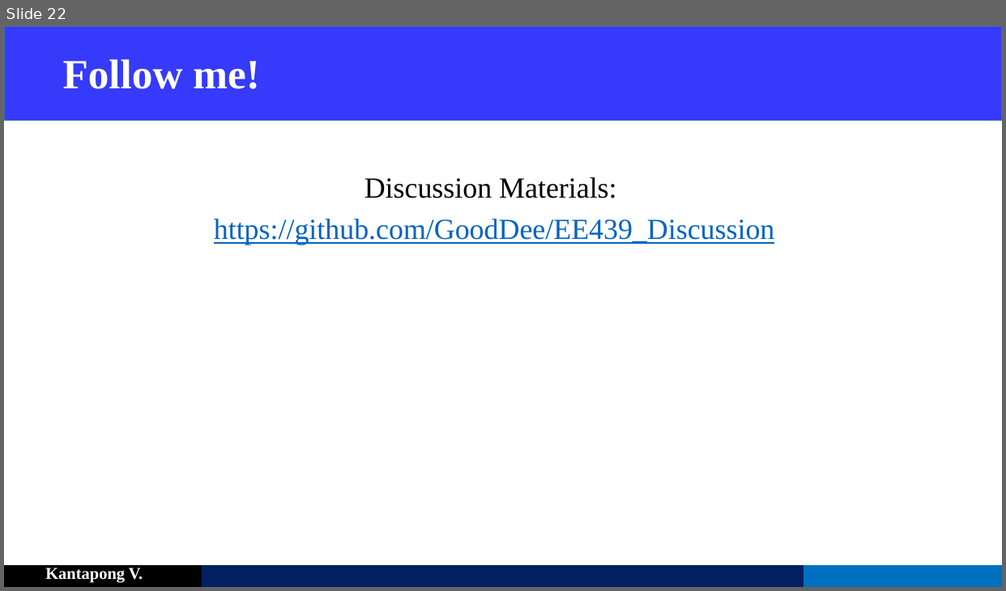
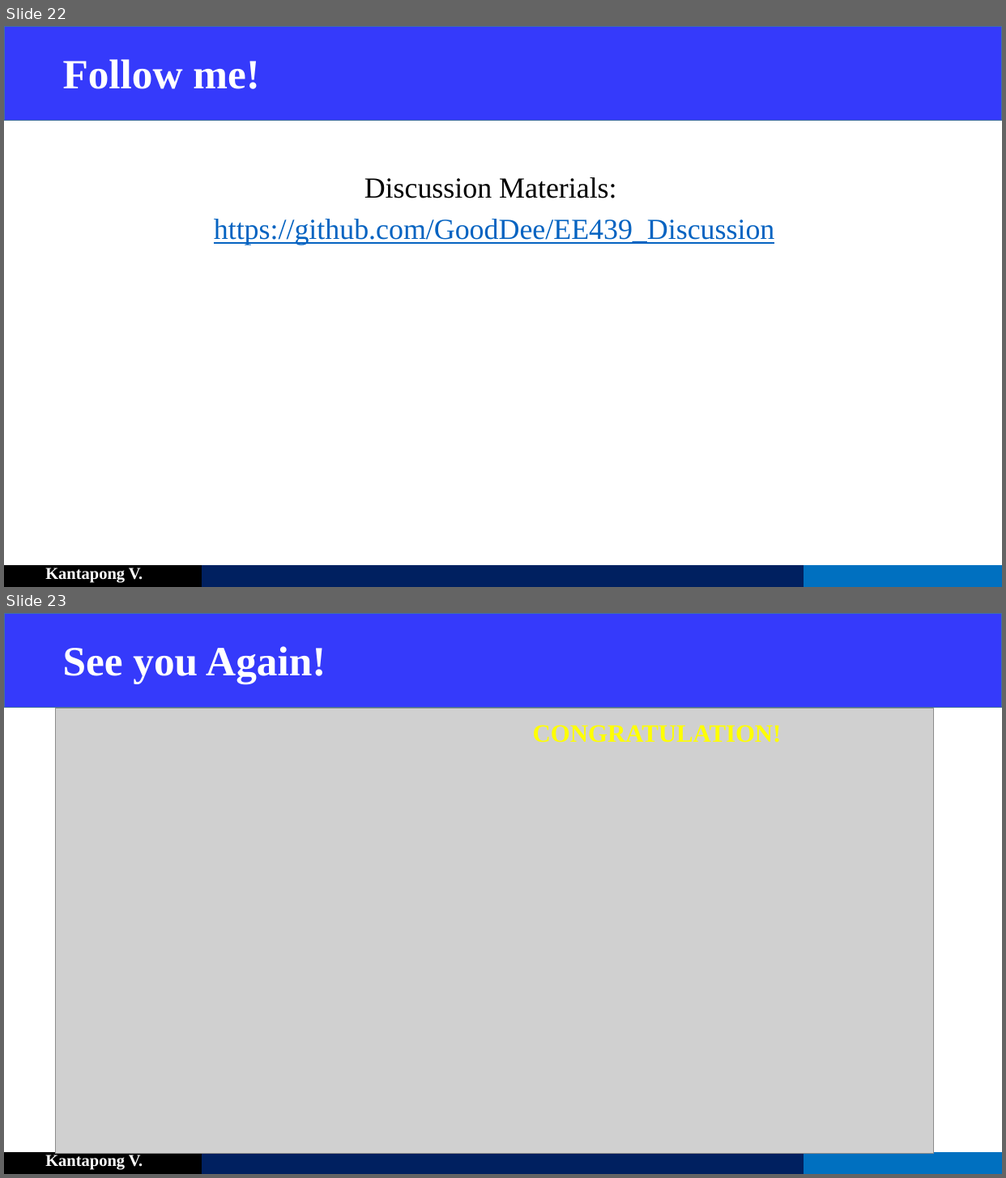
Before and after one commit to GoodDee/EE439_Discussion, a slide deck: EE439 Discussions.pptx. Shown one above the other, each under a label of ours: slide 22 before the commit, slides 22 and 23 after it. The pictures are 1006x591 and 1006x1178 pixels, drawn with LibreOffice and Linux fonts; fonts in the diff are those of the drawing; grey boxes stand for pictures. Boxes give left, top, right and bottom in pixels: in the first picture for what was removed or moved away, otherwise in the second. Text is boxed around its words. In the diff, an @@ line names an element or a change of style, - is before the commit and + after.

```diff
--- a/EE439 Discussions.pptx
+++ b/EE439 Discussions.pptx
@@ slide 23 added at [4,613,1002,1174], background #FFFFFF; not listed: 5 template elements that a slide beside it also shows @@
@@ title added at [63,646,326,684], 40 pt, text #FFFFFF, bold @@
+See you Again!
@@ picture added at [56,708,934,1154] @@
@@ text added at [533,725,782,743], 24 pt, text #FFFF00, bold @@
+CONGRATULATION!
```
Also in this commit, not shown: 1 other file.
